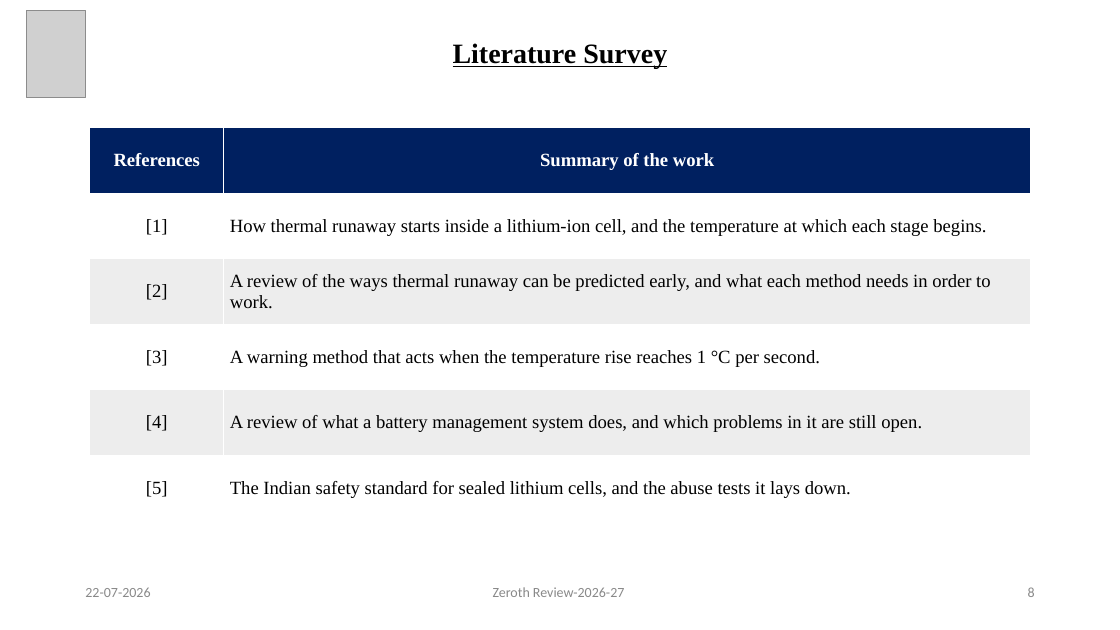
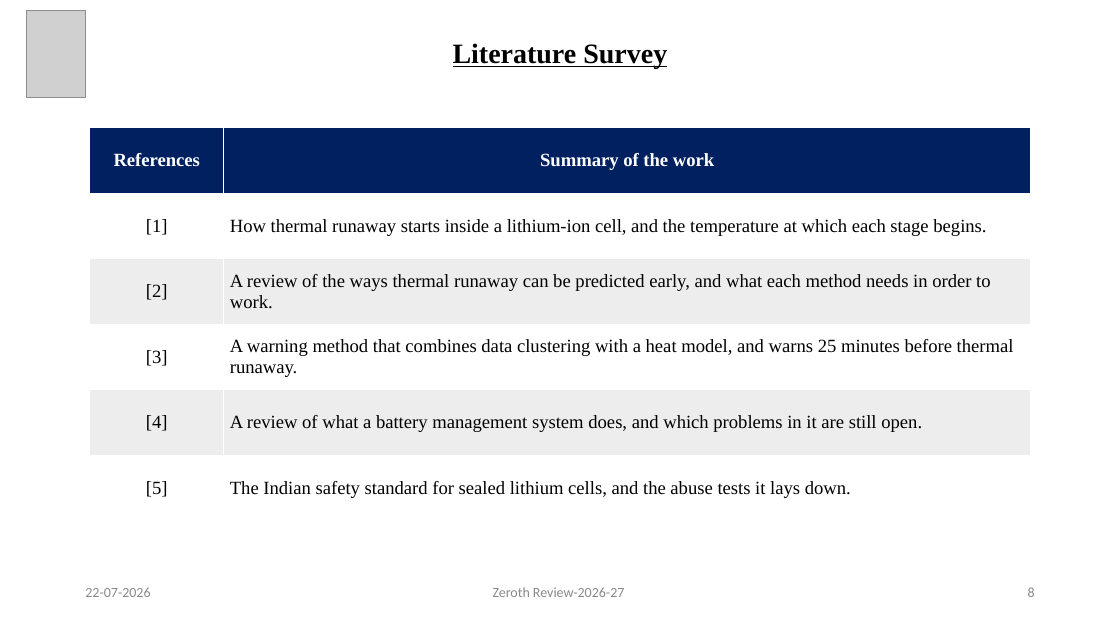
Before and after one commit to KiranPranay/moosi-bms, a slide deck: slide 8 of docs/reviews/zeroth-review/Predictive_BMS_Zeroth_Review.pptx. Drawn at 1120x630 pixels with LibreOffice and Linux fonts; fonts in the diff are those of the drawing; grey boxes stand for pictures. Boxes give left, top, right and bottom in pixels: in the first picture for what was removed or moved away, otherwise in the second. Text is boxed around its words. In the diff, an @@ line names an element or a change of style, - is before the commit and + after.

```diff
--- a/docs/reviews/zeroth-review/Predictive_BMS_Zeroth_Review.pptx
+++ b/docs/reviews/zeroth-review/Predictive_BMS_Zeroth_Review.pptx
@@ table at (90,128,1031,521) @@
-row 4, column 2: A warning method that acts when the temperature rise reaches 1 °C per second.
+row 4, column 2: A warning method that combines data clustering with a heat model, and warns 25 minutes before thermal runaway.
```
Also in this commit, not shown: 1 other slide changed, 21 other files.
